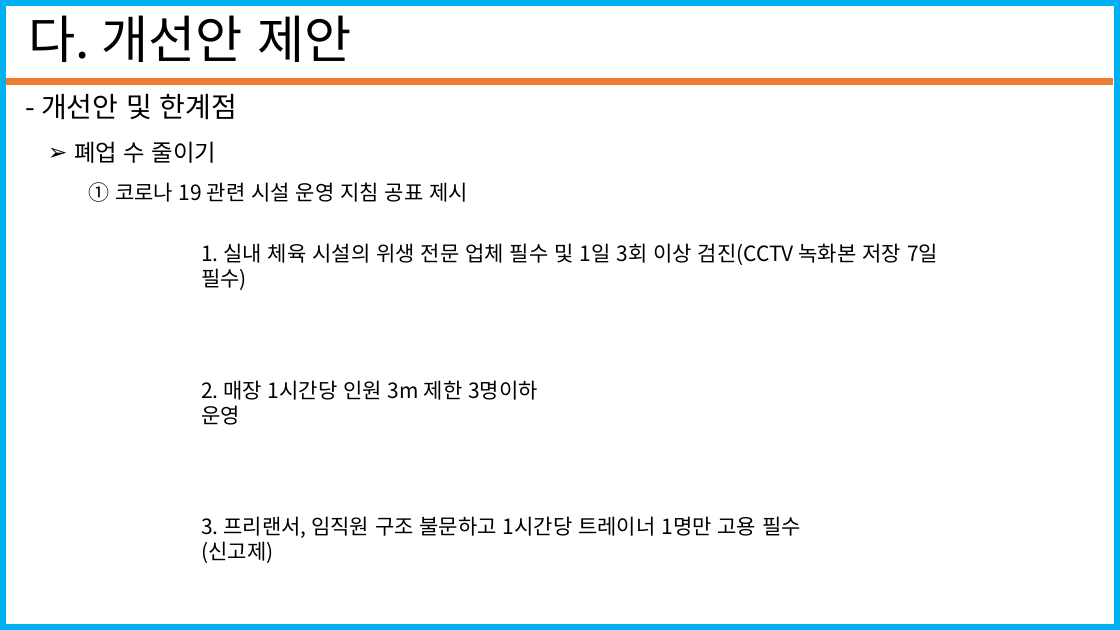
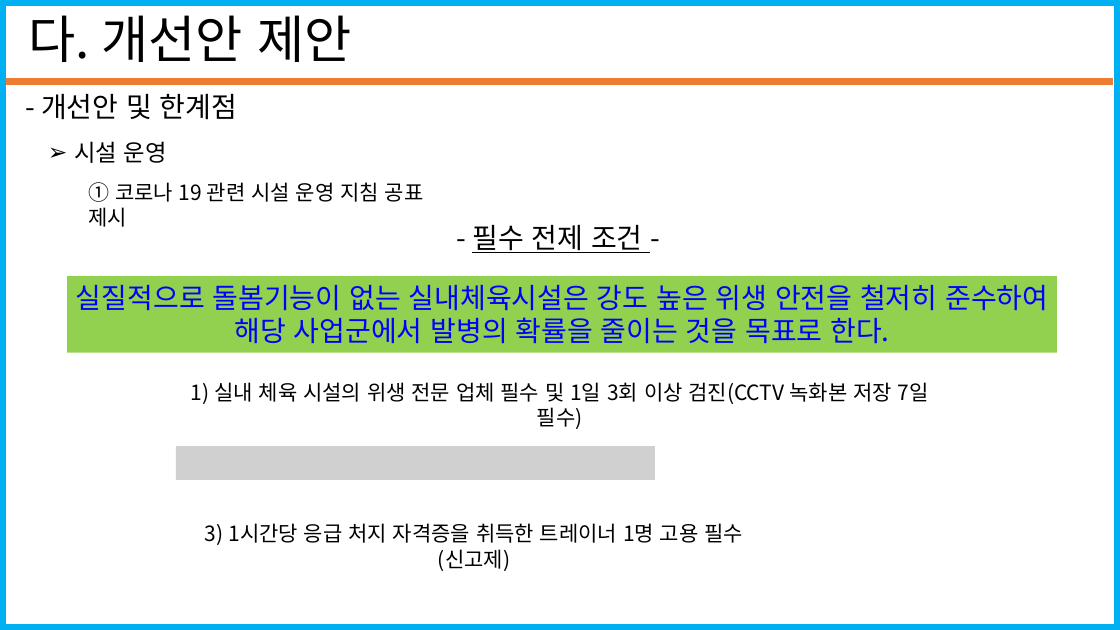
Before and after one commit to seungjae1162/SportsData, a slide deck: slide 16 of standard_in_2020-12-31/코로나19에따른 스포츠시설 폐업 수(20201228_20210103).pptx (slide 14 before the commit). Drawn at 1120x630 pixels with LibreOffice and Linux fonts; fonts in the diff are those of the drawing; grey boxes stand for pictures. Boxes give left, top, right and bottom in pixels: in the first picture for what was removed or moved away, otherwise in the second. Text is boxed around its words. In the diff, an @@ line names an element or a change of style, - is before the commit and + after.

```diff
--- a/standard_in_2020-12-31/코로나19에따른 스포츠시설 폐업 수(20201228_20210103).pptx
+++ b/standard_in_2020-12-31/코로나19에따른 스포츠시설 폐업 수(20201228_20210103).pptx
@@ text at <box>74,141,167,163</box>: text changed @@
-➢ 폐업 수 줄이기
+➢ 시설 운영
@@ text "① 코로나 19 관련 시설 ..." rewrapped from <box>88,182,468,202</box> to <box>88,182,424,227</box> @@
@@ text added at <box>472,224,643,253</box>, 24 pt, text #000000, underline @@
+- 필수 전제 조건 -
@@ rectangle added at <box>67,276,1057,353</box>, fill #92D050, 24 pt, text #0000FF @@
+실질적으로 돌봄기능이 없는 실내체육시설은 강도 높은 위생 안전을 철저히 준수하여
+해당 사업군에서 발병의 확률을 줄이는 것을 목표로 한다.
@@ text at <box>191,382,929,404</box>: text changed @@
-1. 실내 체육 시설의 위생 전문 업체 필수 및 1일 3회 이상 검진(CCTV 녹화본 저장 7일 필수)
+1) 실내 체육 시설의 위생 전문 업체 필수 및 1일 3회 이상 검진(CCTV 녹화본 저장 7일 필수)
@@ text removed at <box>201,380,538,425</box> @@
-2. 매장 1시간당 인원 3m 제한 3명이하 운영
@@ picture added at <box>176,446,655,480</box> @@
@@ text at <box>205,523,743,571</box>: text changed @@
-3. 프리랜서, 임직원 구조 불문하고 1시간당 트레이너 1명만 고용 필수(신고제)
+3) 1시간당 응급 처지 자격증을 취득한 트레이너 1명 고용 필수(신고제)
```
Also in this commit, not shown: 7 other slides changed, 6 slides added.
